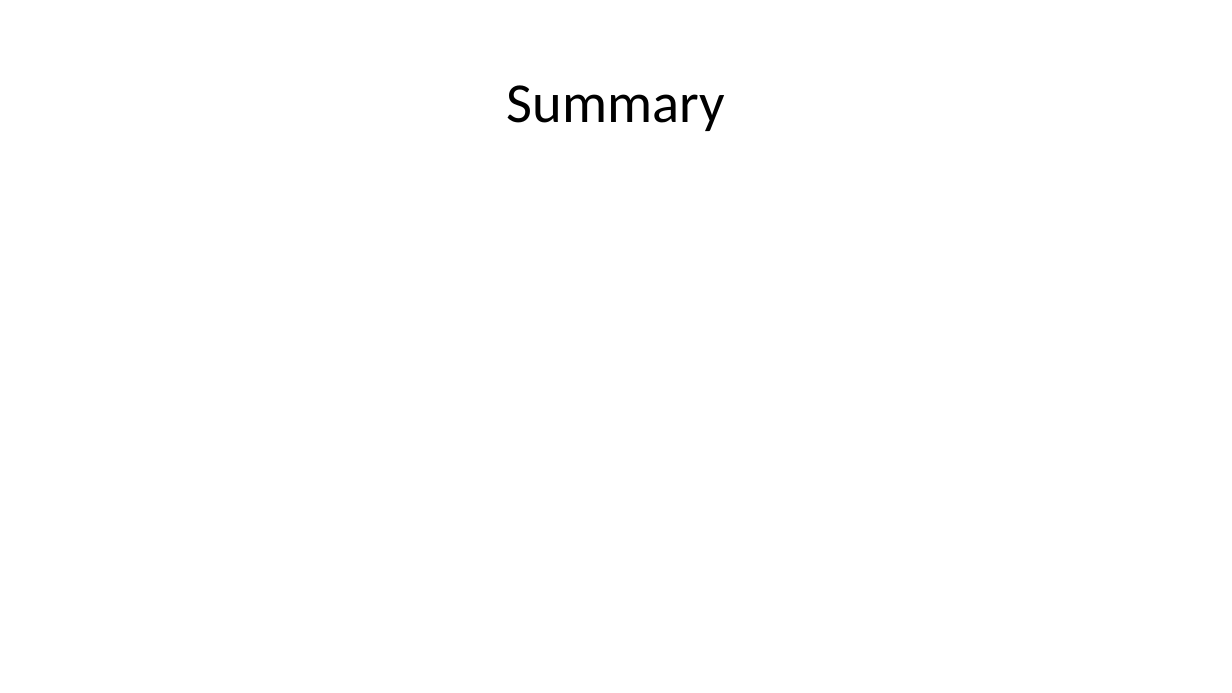
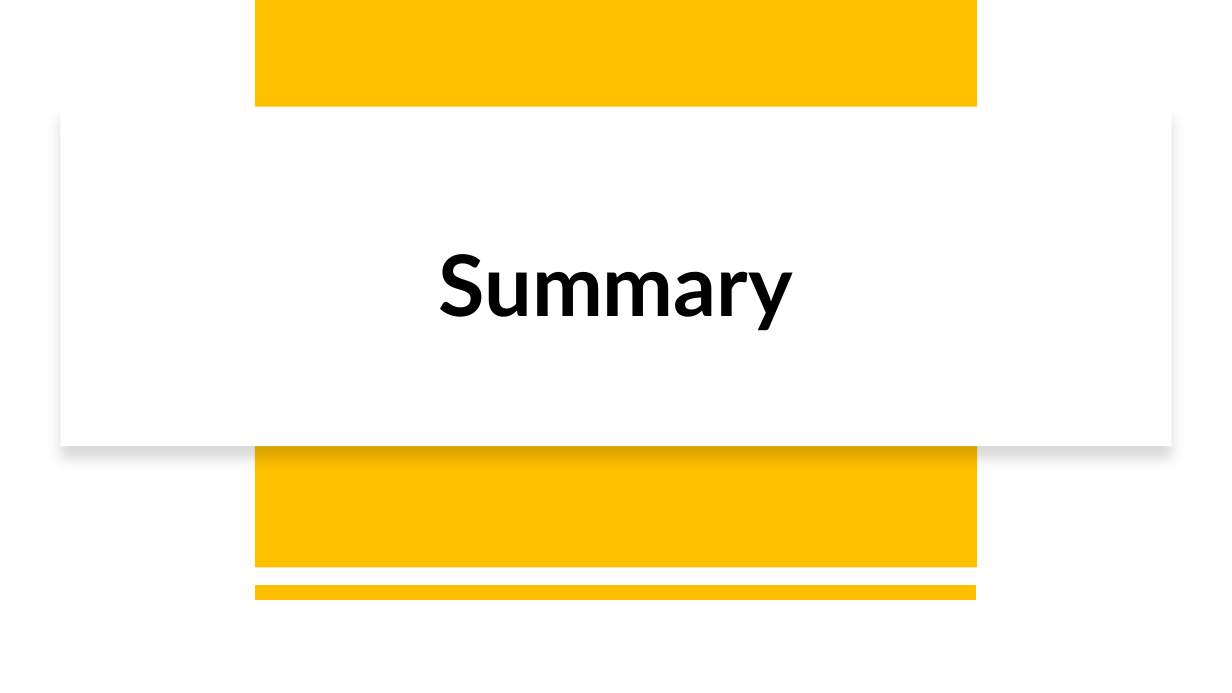
Before and after one commit to Mt122606/Curous-Conquers-, a slide deck: slide 11 of CuriousConquersProject/ProjectPowerpoint.pptx (slide 8 before the commit). Drawn at 1232x693 pixels with LibreOffice and Linux fonts; fonts in the diff are those of the drawing. Boxes give left, top, right and bottom in pixels: in the first picture for what was removed or moved away, otherwise in the second. Text is boxed around its words. In the diff, an @@ line names an element or a change of style, - is before the commit and + after.

```diff
--- a/CuriousConquersProject/ProjectPowerpoint.pptx
+++ b/CuriousConquersProject/ProjectPowerpoint.pptx
@@ rectangle added at [255,0,978,567], fill #FFC000 @@
@@ rectangle added at [60,106,1172,445], fill #FFFFFF @@
@@ title "Summary": place and size @@
-title "Summary" at [507,85,725,131]
+title "Summary" at [439,254,793,331]
@@ title "Summary" at [439,254,793,331]: size 44 to 66 pt, font Calibri to Lato, bold on @@
@@ line added from (977, 592) to (255, 592), #FFC000 12 pt @@
```
Also in this commit, not shown: 6 other slides changed, 6 slides added, 1 slide removed.
